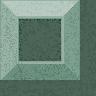
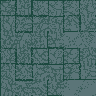
Two versions of the same layered image (w=96, h=96). Layer-by-layer changes:
showed "BrickWalls", painted on it over [0,0,96,96]
hid "Roof" over [0,0,96,96]
